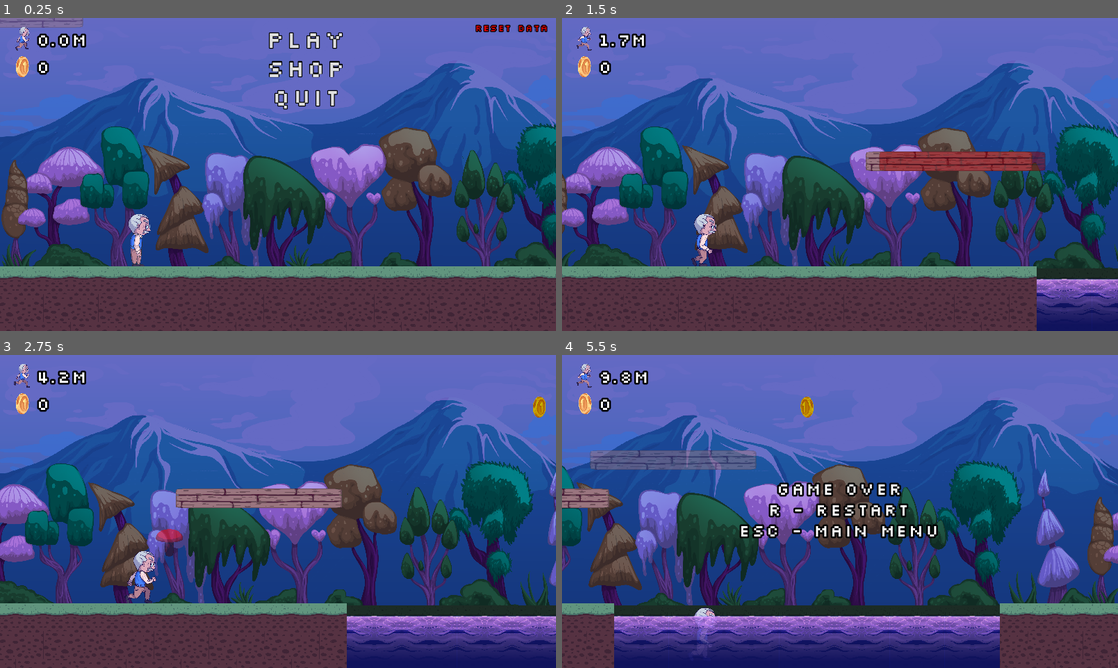
Above: before the commit, frames 1-4 (two rows, left to right).
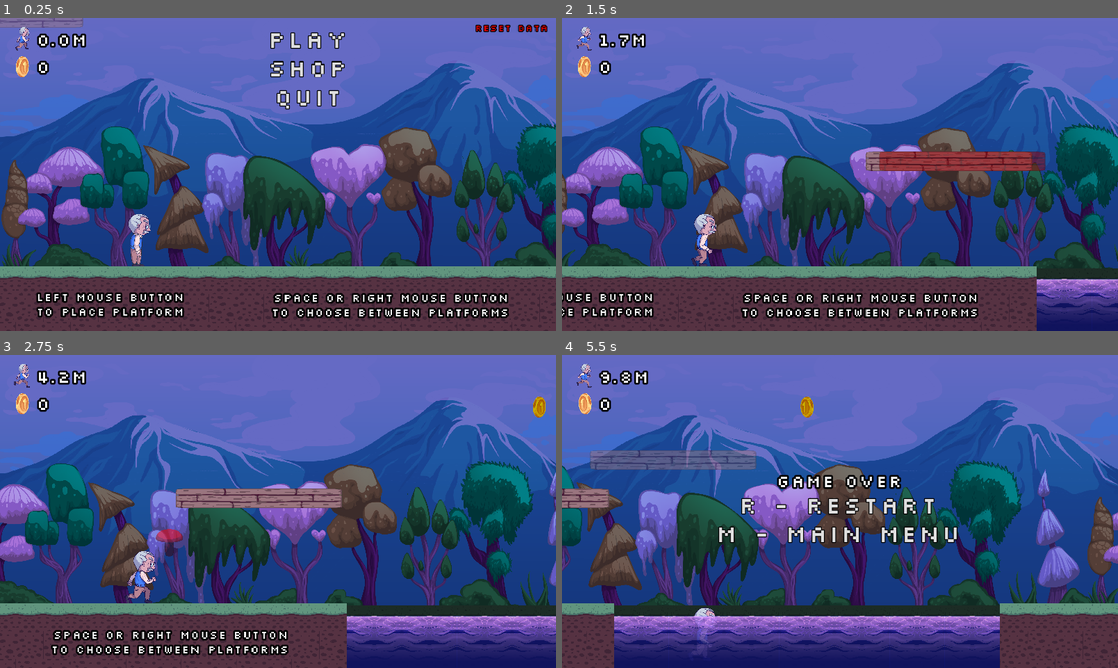
Above: after the commit, the same moments.

Repository: senseibobo/gmtk2023
Game: Godot game, scene res://game/game.tscn
Same seed, same stepped clock (60 frames per second), same inputs: the game is played once before the commit and once after it.
Inputs (mouse positions are in pixels of both pictures, inside the frame that each line leads up to):
- Up to frame 1 (0.25 s): no input
- Up to frame 2 (1.5 s): click "Play" at 0.5 s; move the mouse to (962, 158) at 1.27 s; click (962, 158) at 1.35 s
- Up to frame 3 (2.75 s): tap S (select_jump_platform) at 1.52, 2.27 s; move the mouse to (166, 527) at 2.02 s; tap Space (select_next_platform) at 2.1 s
- Up to frame 4 (5.5 s): move the mouse to (895, 442) at 2.77 s; hold D (select_regular_platform) 2.78-3.53 s; move the mouse to (812, 574) at 3.52 s; click (812, 574) at 3.6 s; tap S (select_jump_platform) at 3.77, 4.52, 5.27 s; move the mouse to (1006, 558) at 4.27 s; tap Space (select_next_platform) at 4.35 s; tap M (mainmenu, bound only after the commit) at 4.9 s; move the mouse to (673, 464) at 5.02 s; tap D (select_regular_platform) at 5.1 s

The runs differ from the first frame. In frame 1, 4.7% of the frame differs, in the area x 6-92%, y 4-96%; in frame 2, 3.2%; in frame 3, 2.3%; in frame 4, 3.7%.

Commit message:
added tutorial text

Diff:
--- a/game/game.tscn
+++ b/game/game.tscn
@@ -158,6 +158,33 @@
 
 [node name="Moving" type="Node2D" parent="."]
 
+[node name="Node2D" type="Node2D" parent="Moving"]
+z_index = 2545
+z_as_relative = false
+
+[node name="Label" type="Label" parent="Moving/Node2D"]
+offset_top = 301.0
+offset_right = 255.0
+offset_bottom = 360.0
+theme = ExtResource("9_1877w")
+theme_override_font_sizes/font_size = 13
+text = "LEFT MOUSE BUTTON
+to place platform"
+horizontal_alignment = 1
+vertical_alignment = 1
+
+[node name="Label2" type="Label" parent="Moving/Node2D"]
+offset_left = 261.0
+offset_top = 303.0
+offset_right = 640.0
+offset_bottom = 360.0
+theme = ExtResource("9_1877w")
+theme_override_font_sizes/font_size = 13
+text = "SPACE or RIGHT MOUSE BUTTON
+to choose between platforms"
+horizontal_alignment = 1
+vertical_alignment = 1
+
 [node name="Hero" parent="." instance=ExtResource("2_x7yqc")]
 position = Vector2(160, 257)
 
@@ -232,6 +259,8 @@
 format = 2
 layer_0/tile_data = PackedInt32Array(655359, 0, 0, 589824, 65536, 0, 589825, 65536, 0, 589826, 65536, 0, 589827, 65536, …(2559 unchanged characters)…
 
+[node name="CanvasLayer" type="CanvasLayer" parent="."]
+
 [node name="Menu" type="CanvasLayer" parent="."]
 layer = 16
 
@@ -241,7 +270,7 @@
 anchor_right = 0.5
 offset_left = -25.0
 offset_top = 5.0
-offset_right = 94.0
+offset_right = 98.0
 offset_bottom = 120.0
 grow_horizontal = 2
 size_flags_vertical = 0
--- a/project.godot
+++ b/project.godot
@@ -51,7 +51,7 @@
 }
 mainmenu={
 "deadzone": 0.5,
-"events": [Object(InputEventKey,"resource_local_to_scene":fa …(140 unchanged characters)… d":false,"keycode":0,"physical_keycode":4194305,"key_label":0,"unicode":0,"echo":false,"script":null)
+"events": [Object(InputEventKey,"resource_local_to_scene":fa …(140 unchanged characters)… d":false,"keycode":0,"physical_keycode":77,"key_label":0,"unicode":109,"echo":false,"script":null)
 ]
 }
 select_next_platform={
--- a/ui/gameover.gd
+++ b/ui/gameover.gd
@@ -1,17 +1,20 @@
 extends CanvasLayer
 
+func restart():
+	get_tree().paused = false
+	Global.restart_v = true
+	Global.restart()
+	queue_free()
+
+func to_mainmenu():
+	get_tree().paused = false
+	Global.restart_v = false
+	Global.restart()
+	queue_free()
 
 func _input(event):
-	if Input.is_action_just_pressed("restart"):
-		get_tree().paused = false
-		Global.restart_v = true
-		Global.restart()
-		queue_free()
-	if Input.is_action_just_pressed("mainmenu"):
-		get_tree().paused = false
-		Global.restart_v = false
-		Global.restart()
-		queue_free()
+	if Input.is_action_just_pressed("restart"): restart()
+	if Input.is_action_just_pressed("mainmenu"): to_mainmenu()
 
 func _ready():
 	$VBoxContainer/Coins.text = "Coins: " + str(Global.coin_count)
--- a/ui/gameover.tscn
+++ b/ui/gameover.tscn
@@ -19,9 +19,7 @@
 
 [node name="Label" type="Label" parent="VBoxContainer"]
 layout_mode = 2
-text = "GAME OVER
-R - RESTART
-ESC - MAIN MENU"
+text = "GAME OVER"
 horizontal_alignment = 1
 vertical_alignment = 1
 
@@ -42,3 +40,16 @@
 layout_mode = 2
 text = "Score: 251204081"
 horizontal_alignment = 1
+
+[node name="Button" type="Button" parent="VBoxContainer"]
+layout_mode = 2
+size_flags_horizontal = 4
+text = "R - RESTART"
+
+[node name="Button2" type="Button" parent="VBoxContainer"]
+layout_mode = 2
+size_flags_horizontal = 4
+text = "M - MAIN MENU"
+
+[connection signal="pressed" from="VBoxContainer/Button" to="." method="restart"]
+[connection signal="pressed" from="VBoxContainer/Button2" to="." method="to_mainmenu"]
